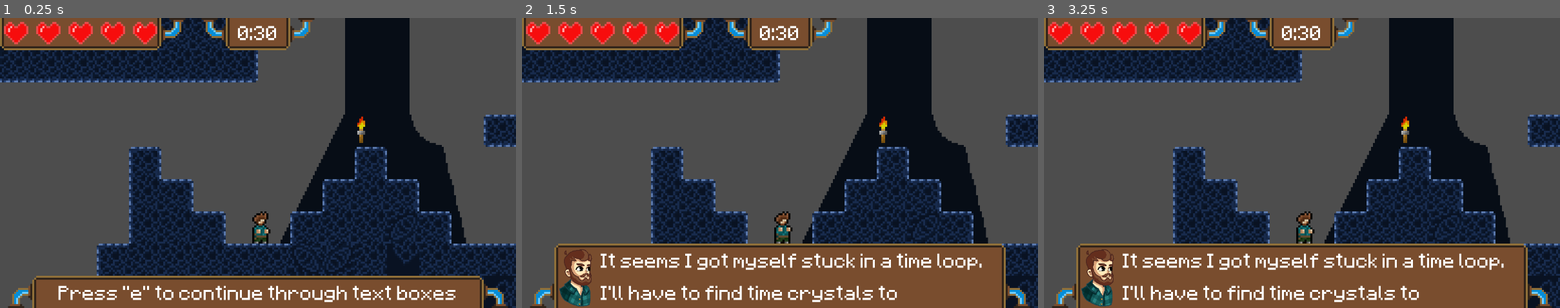
Above: before the commit, frames 1-3 (left to right).
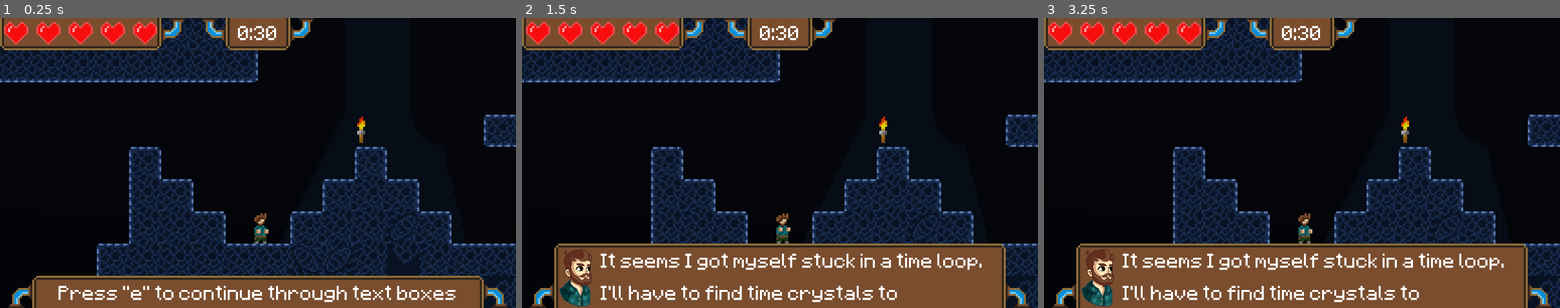
Above: after the commit, the same moments.

Repository: Soul-twan/informatica-eindproject
Game: Godot game, scene res://scene.tscn
Two runs of this game, one before a commit and one after it. Both use one fixed random seed, a clock stepped at 60 frames per second and the inputs below.
Inputs:
- Up to frame 1 (0.25 s): no input
- Up to frame 2 (1.5 s): tap E at 0.5 s; hold Right (ui_right) from 0.53 s (still down); tap Up (ui_up) at 0.77 s; tap Space at 1.25 s
- Up to frame 3 (3.25 s): tap Up (ui_up) at 1.52, 3.02 s; tap Enter at 2 s; release Right (ui_right) at 2.03 s; hold Left (ui_left) 2.03-2.78 s; tap Space at 2.75 s; hold Right (ui_right) from 2.78 s (still down)

The runs differ from the first frame. In frame 1, 48% of the frame differs, in the area x 0-100%, y 0-100%; in frame 2, 46%; in frame 3, 46%.

Commit message:
Small fix

Diff:
--- a/scene.tscn
+++ b/scene.tscn
@@ -1881,7 +1881,7 @@
 z_index = -1
 texture_filter = 1
 scale = Vector2(5, 5)
-tile_map_data = PackedByteArray("AAADAAcAAAABAAEAAAAEAAcAAAA …(70011 unchanged characters)… r/AQABAAQAAAAkAA0AAgAAAAEAAAAnAA0AAgACAAEAAADW/xMAAgABAAAAAADY/xIAAgABAAAAAAAeAB0 …(53215 unchanged characters)…
+tile_map_data = PackedByteArray("AAADAAcAAAABAAEAAAAEAAcAAAA …(70011 unchanged characters)… r/AQABAAQAAAAkAA0AAgAAAAEAAAAnAA0AAgACAAAAAADW/xMAAgABAAAAAADY/xIAAgABAAAAAAAeAB0 …(53215 unchanged characters)…
 tile_set = SubResource("TileSet_3253y")
 collision_visibility_mode = 2
 
@@ -1895,25 +1895,22 @@
 tile_set = SubResource("TileSet_g4bmd")
 
 [node name="Background" type="Sprite2D" parent="Environment" unique_id=1954998103]
-visible = false
 z_index = -5
-position = Vector2(264.3, 224.99997)
-scale = Vector2(2.773675, 0.44362596)
+position = Vector2(6.5, -45.905342)
+scale = Vector2(4.0171876, 0.3882019)
 texture = ExtResource("24_x5hgh")
 hframes = 4
 
 [node name="GreenBackground" type="Sprite2D" parent="Environment" unique_id=540437108]
-visible = false
-z_index = -5
-position = Vector2(-57.59999, -295.6)
-scale = Vector2(0.18311103, 0.19570136)
+z_index = -6
+position = Vector2(7.2089424, -667.8475)
+scale = Vector2(1.0046805, 0.47882292)
 texture = ExtResource("25_hyak3")
 
 [node name="GreyBackground" type="Sprite2D" parent="Environment" unique_id=45987625]
-visible = false
-z_index = -5
-position = Vector2(80.20002, 701.60004)
-scale = Vector2(0.14736453, 0.13450186)
+z_index = -6
+position = Vector2(10.386963, 613.6793)
+scale = Vector2(1.0078231, 0.53127867)
 texture = ExtResource("26_7842m")
 
 [node name="Scaffolding" type="TileMapLayer" parent="." unique_id=397132438]
